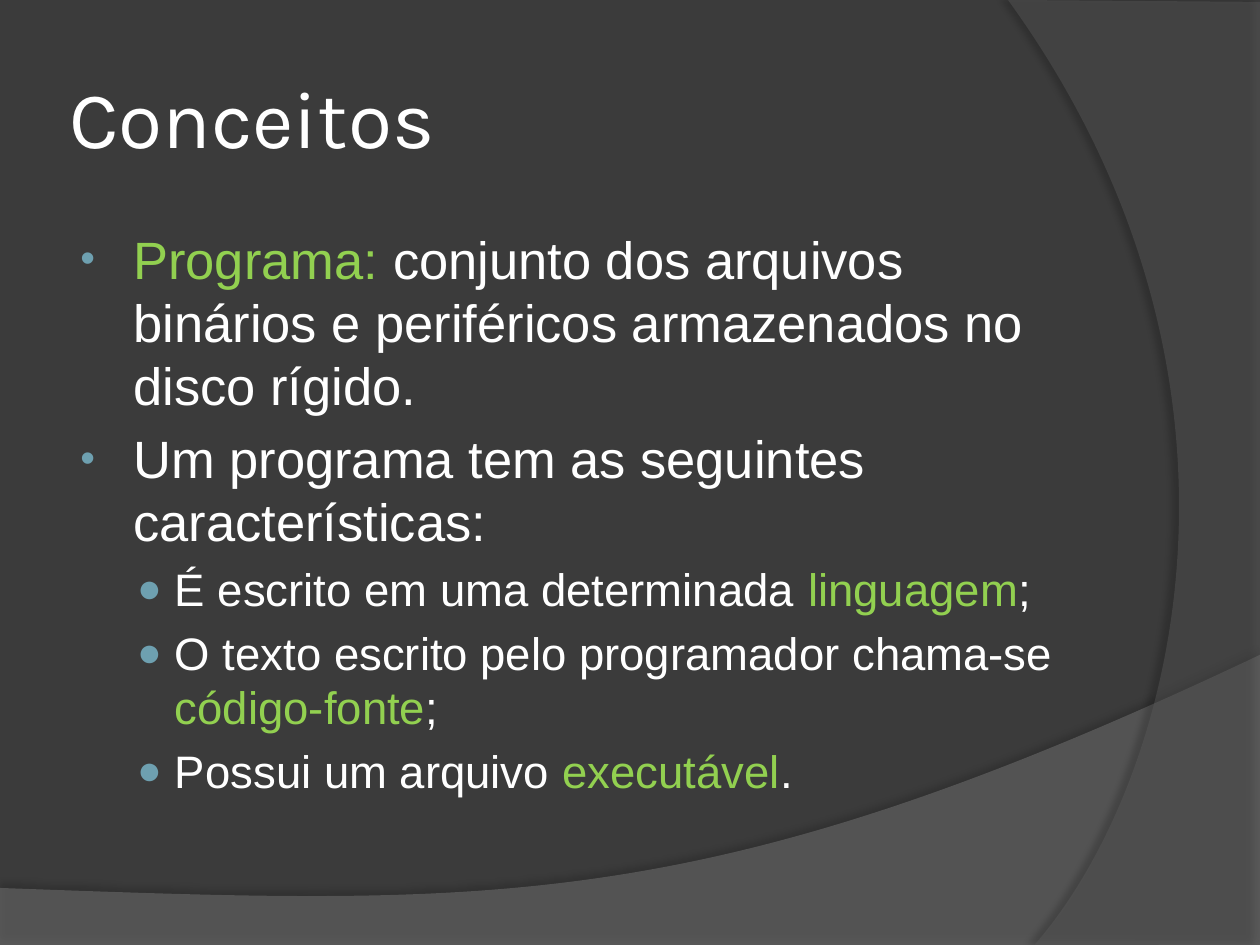
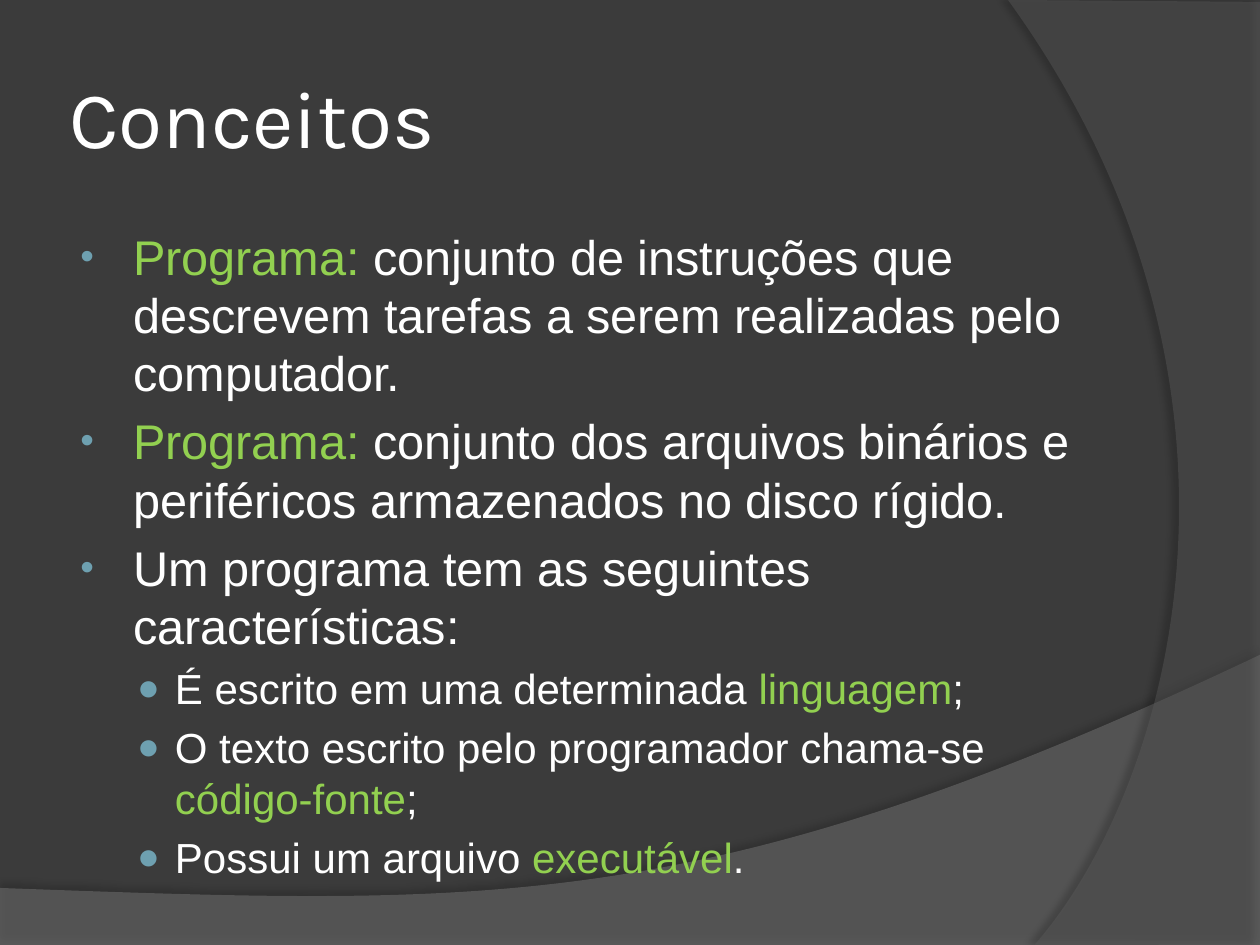
Before and after one commit to wind39/wind39.github.io, a slide deck: slide 12 of curso/modulo1capitulo1.pptx (slide 11 before the commit). Drawn at 1260x945 pixels with LibreOffice and Linux fonts; fonts in the diff are those of the drawing. Boxes give left, top, right and bottom in pixels: in the first picture for what was removed or moved away, otherwise in the second. Text is boxed around its words. In the diff, an @@ line names an element or a change of style, - is before the commit and + after.

```diff
--- a/curso/modulo1capitulo1.pptx
+++ b/curso/modulo1capitulo1.pptx
@@ text at box(133, 239, 1061, 401): paragraph added @@
+• Programa: conjunto de instruções que descrevem tarefas a serem realizadas pelo computador.
@@ text at box(133, 423, 1069, 822): size 30 to 27.8 pt in "Programa: conjunto dos arquivos binários e periféricos ...", "Um programa tem as seguintes características:"; size 26 to 24.1 pt in "É escrito em uma determinada linguagem;", "O texto escrito pelo programador chama-se código-fonte;", "Possui um arquivo executável." @@
```
Also in this commit, not shown: 5 other slides changed, 2 slides added, 1 slide removed, 7 other files.
